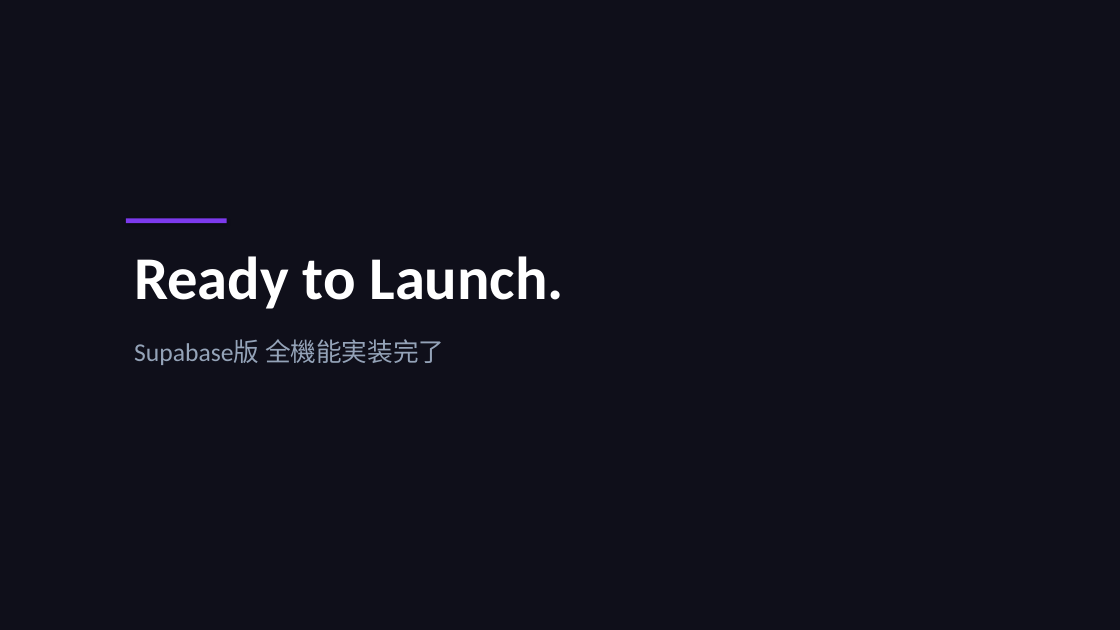
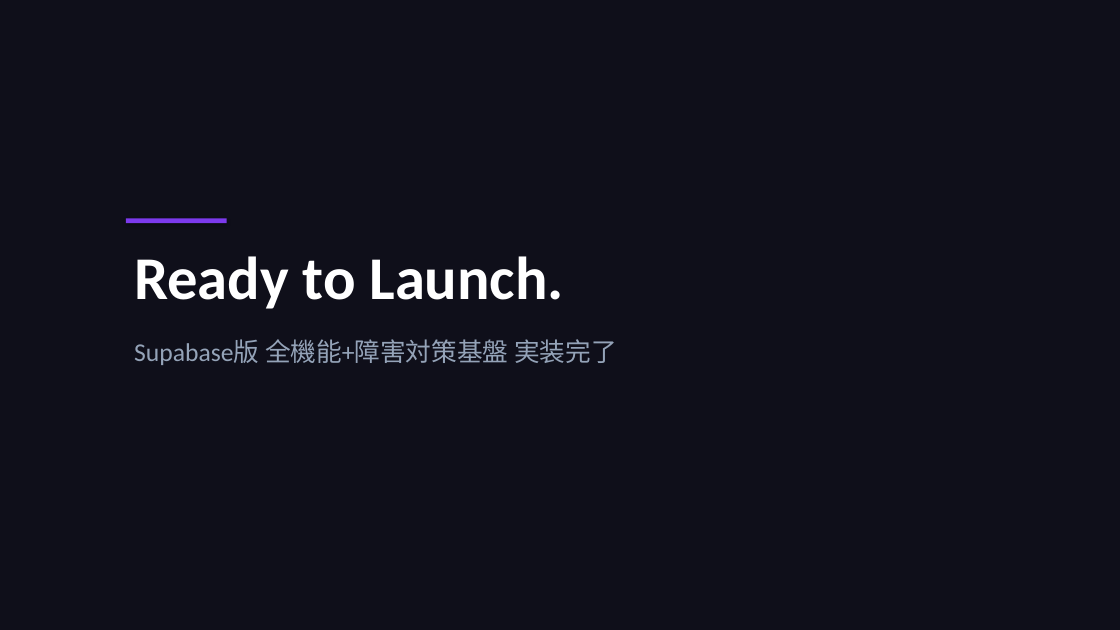
Before and after one commit to takeshiizawa123/next-procurement-poc, a slide deck: slide 33 of docs/operational-guide.pptx. Drawn at 1120x630 pixels with LibreOffice and Linux fonts; fonts in the diff are those of the drawing. Boxes give left, top, right and bottom in pixels: in the first picture for what was removed or moved away, otherwise in the second. Text is boxed around its words. In the diff, an @@ line names an element or a change of style, - is before the commit and + after.

```diff
--- a/docs/operational-guide.pptx
+++ b/docs/operational-guide.pptx
@@ text at [134,339,617,365]: text changed @@
-Supabase版 全機能実装完了
+Supabase版 全機能+障害対策基盤 実装完了
```
Also in this commit, not shown: 1 other slide changed, 3 slides added, 3 other files.
